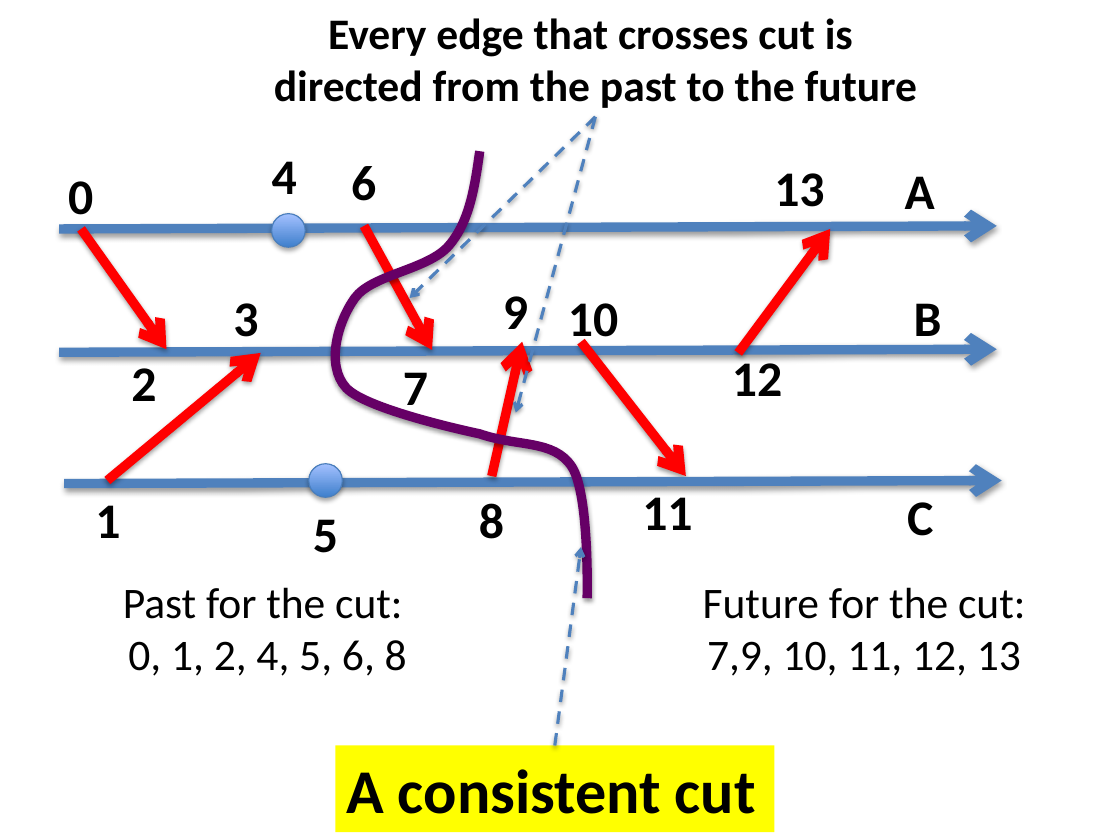
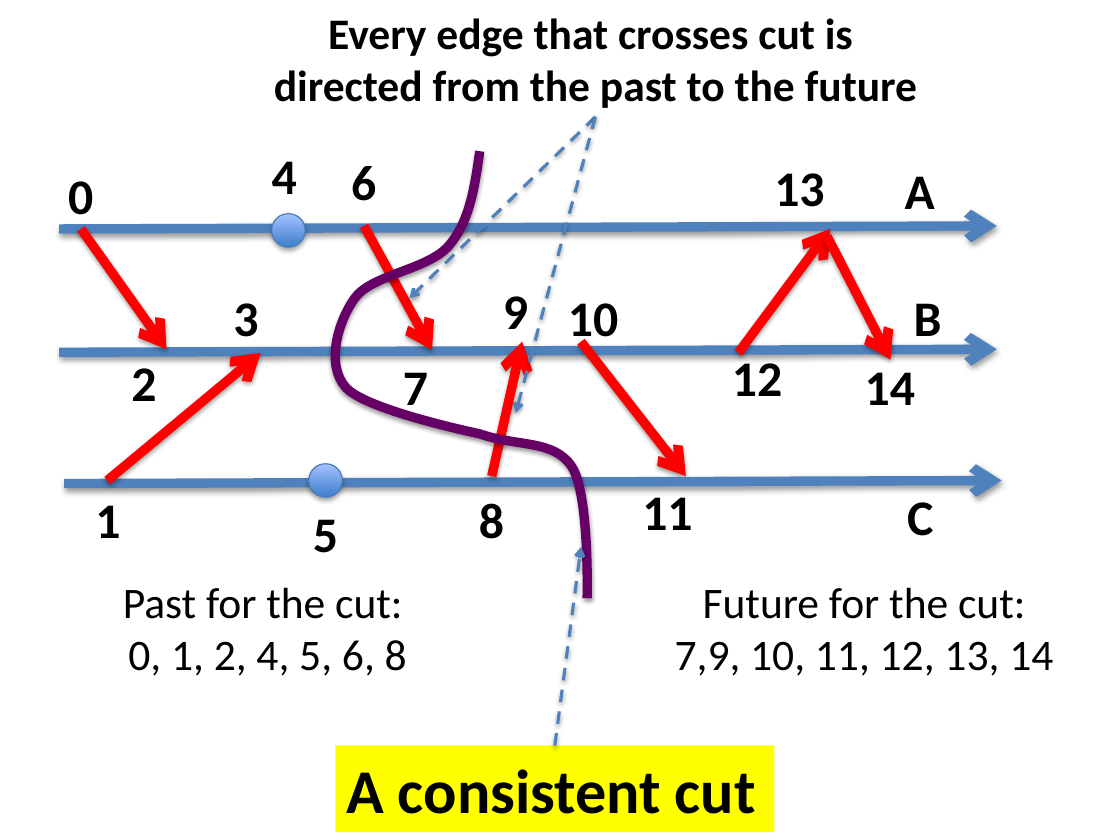
Before and after one commit to kmchandy/kmchandy.github.io, a slide deck: slide 7 of Channels/Channels_Diagrams.pptx. Drawn at 1120x840 pixels with LibreOffice and Linux fonts; fonts in the diff are those of the drawing. Boxes give left, top, right and bottom in pixels: in the first picture for what was removed or moved away, otherwise in the second. Text is boxed around its words. In the diff, an @@ line names an element or a change of style, - is before the commit and + after.

```diff
--- a/Channels/Channels_Diagrams.pptx
+++ b/Channels/Channels_Diagrams.pptx
@@ arrow added from (828, 236) to (890, 360), #FF0000 6 pt @@
@@ text added at [865, 372, 915, 405], 32 pt, text #000000, bold @@
+14
@@ text at [675, 641, 1053, 676]: text changed @@
-7,9, 10, 11, 12, 13
+7,9, 10, 11, 12, 13, 14
```
Also in this commit, not shown: 4 other slides changed, 2 slides added, 45 other files.
